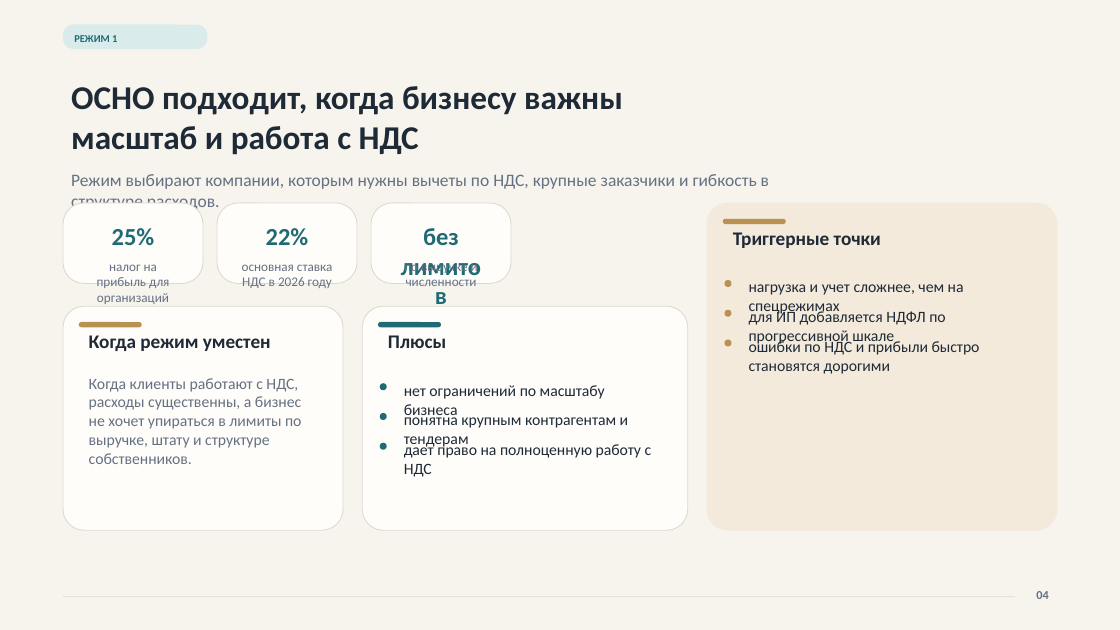
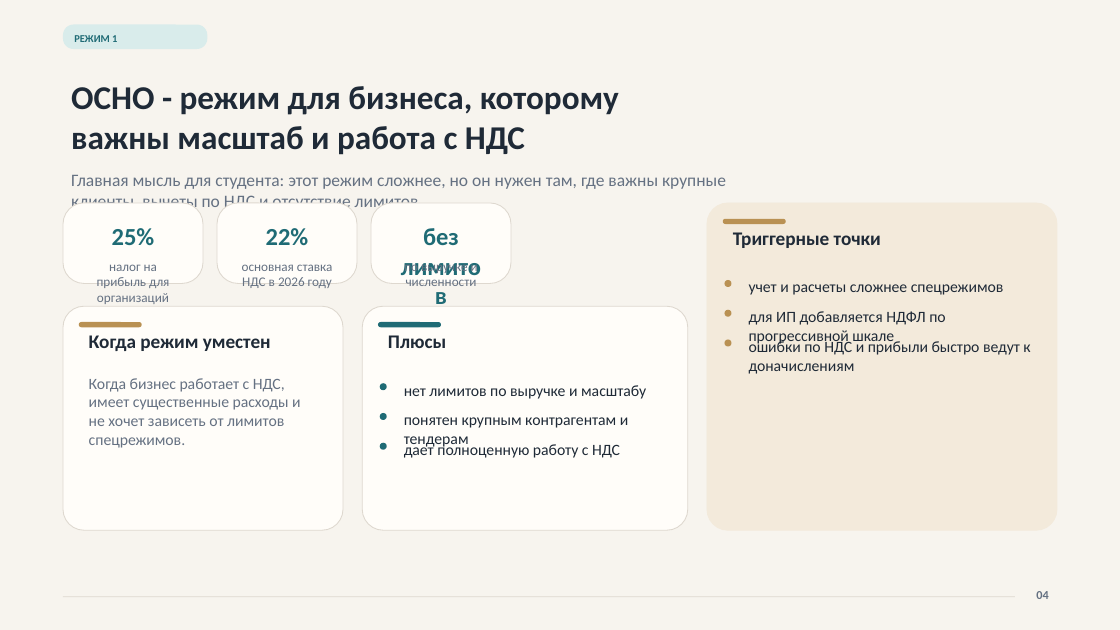
Before and after one commit to NeVika2026/nevikahub, a slide deck: slide 4 of ekaterina-tax-students/assets/tax-systems-ekaterina.pptx. Drawn at 1120x630 pixels with LibreOffice and Linux fonts; fonts in the diff are those of the drawing. Boxes give left, top, right and bottom in pixels: in the first picture for what was removed or moved away, otherwise in the second. Text is boxed around its words. In the diff, an @@ line names an element or a change of style, - is before the commit and + after.

```diff
--- a/ekaterina-tax-students/assets/tax-systems-ekaterina.pptx
+++ b/ekaterina-tax-students/assets/tax-systems-ekaterina.pptx
@@ text at <box>71,86,619,155</box>: text changed @@
-ОСНО подходит, когда бизнесу важны масштаб и работа с НДС
+ОСНО - режим для бизнеса, которому важны масштаб и работа с НДС
@@ text at <box>71,175,726,207</box>: text changed @@
-Режим выбирают компании, которым нужны вычеты по НДС, крупные заказчики и гибкость в структуре расходов.
+Главная мысль для студента: этот режим сложнее, но он нужен там, где важны крупные клиенты, вычеты по НДС и отсутствие лимитов.
@@ text at <box>749,284,1004,295</box>: text changed @@
-нагрузка и учет сложнее, чем на спецрежимах
+учет и расчеты сложнее спецрежимов
@@ text at <box>749,338,1030,374</box>: text changed @@
-ошибки по НДС и прибыли быстро становятся дорогими
+ошибки по НДС и прибыли быстро ведут к доначислениям
@@ text at <box>89,378,301,448</box>: text changed @@
-Когда клиенты работают с НДС, расходы существенны, а бизнес не хочет упираться в лимиты по выручке, штату и структуре собственников.
+Когда бизнес работает с НДС, имеет существенные расходы и не хочет зависеть от лимитов спецрежимов.
@@ text at <box>404,385,646,399</box>: text changed @@
-нет ограничений по масштабу бизнеса
+нет лимитов по выручке и масштабу
@@ text at <box>404,417,629,449</box>: text changed @@
-понятна крупным контрагентам и тендерам
+понятен крупным контрагентам и тендерам
@@ text at <box>404,442,620,458</box>: text changed @@
-дает право на полноценную работу с НДС
+дает полноценную работу с НДС
```
Also in this commit, not shown: 14 other slides changed, 3 other files.
